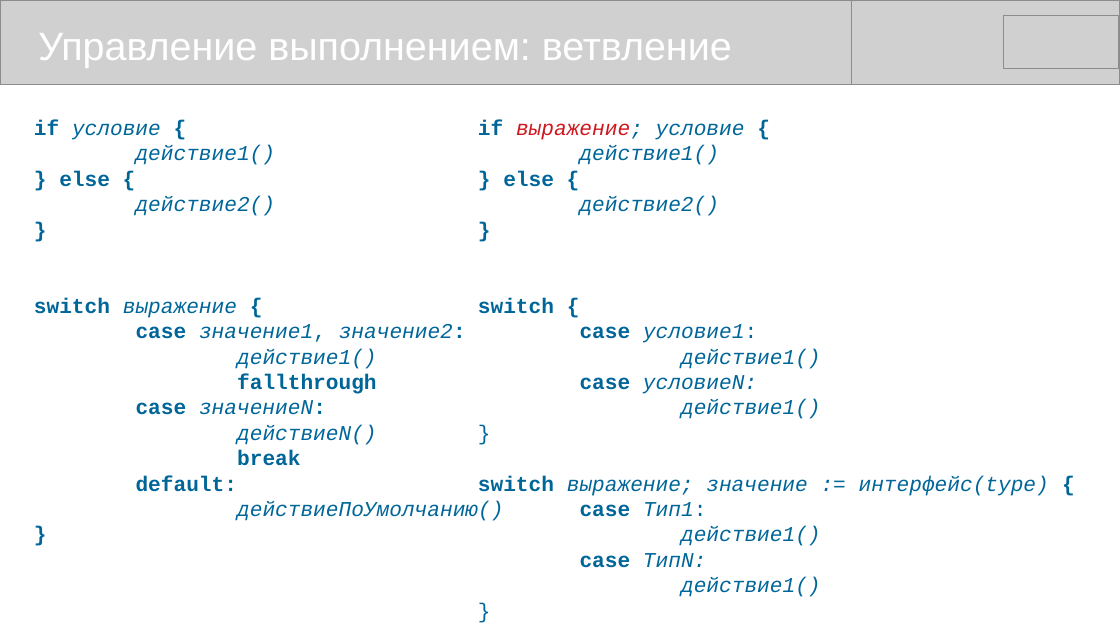
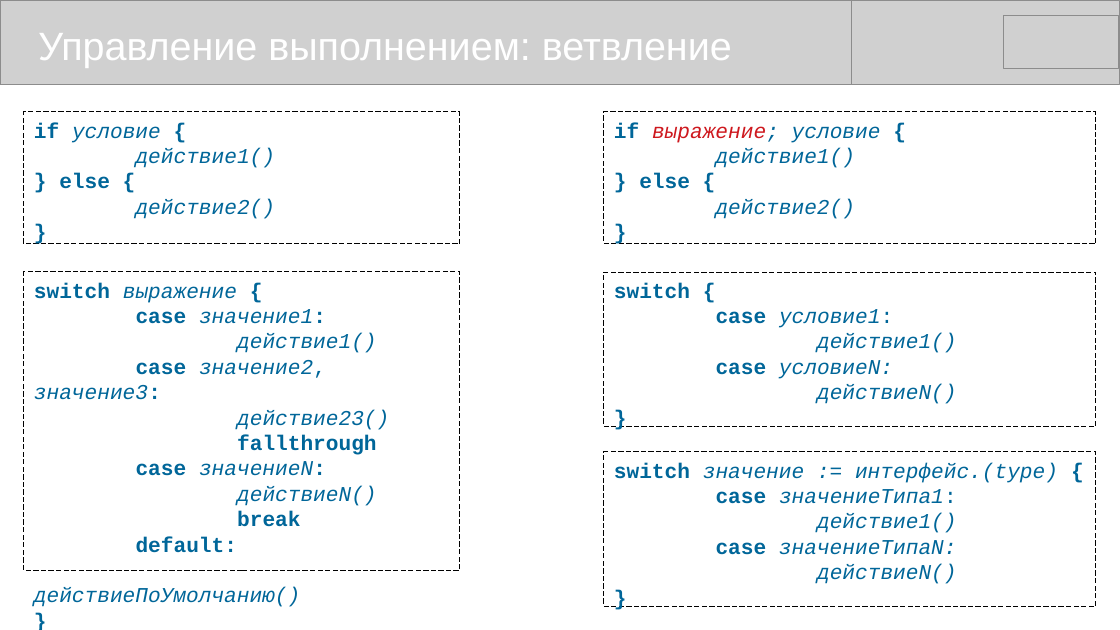
Before and after one commit to mike-shock/Go_language, a slide deck: slide 12 of Go_Preview.odp (slide 13 before the commit). Drawn at 1120x630 pixels with LibreOffice and Linux fonts; fonts in the diff are those of the drawing; grey boxes stand for pictures. Boxes give left, top, right and bottom in pixels: in the first picture for what was removed or moved away, otherwise in the second. Text is boxed around its words. In the diff, an @@ line names an element or a change of style, - is before the commit and + after.

```diff
--- a/Go_Preview.odp
+++ b/Go_Preview.odp
@@ rectangle added at box(24, 112, 460, 244), outline #000000 0 pt dashed, 15 pt, text #006699, italic @@
+if условие {
+действие1()
+} else {
+действие2()
+}
@@ rectangle added at box(604, 112, 1096, 244), outline #000000 0 pt dashed, 15 pt, text #006699, italic @@
+if выражение; условие {
+действие1()
+} else {
+действие2()
+}
@@ text removed at box(478, 120, 1049, 597) @@
-if выражение; условие {
-действие1()
-} else {
-действие2()
-}
-switch {
-case условие1:
-действие1()
-case условиеN:
-действие1()
-}
-switch выражение; значение := интерфейс(type) {
-case Тип1:
-действие1()
-case ТипN:
-действие1()
-}
@@ rectangle "switch выражение {": place and size @@
-rectangle "switch выражение {" at box(34, 120, 503, 521)
+rectangle "switch выражение {" at box(24, 272, 460, 571)
@@ rectangle "switch выражение {" at box(24, 272, 460, 571): outline none to #000000 0 pt dashed @@
@@ text in rectangle at box(34, 283, 326, 324): text changed @@
-if условие {
+switch выражение {
+case значение1:
@@ rectangle added at box(604, 272, 1096, 427), outline #000000 0 pt dashed, 15 pt, text #006699, italic @@
+switch {
+case условие1:
+действие1()
+case условиеN:
+действиеN()
+}
@@ text in rectangle at box(34, 360, 389, 430): text changed @@
-} else {
-действие2()
-}
-switch выражение {
-case значение1, значение2:
-действие1()
+case значение2, значение3:
+действие23()
@@ rectangle added at box(604, 452, 1096, 607), outline #000000 0 pt dashed, 15 pt, text #006699, italic @@
+switch значение := интерфейс.(type) {
+case значениеТипа1:
+действие1()
+case значениеТипаN:
+действиеN()
+}
```
Also in this commit, not shown: 8 other slides changed, 1 slide removed, 7 other files.
